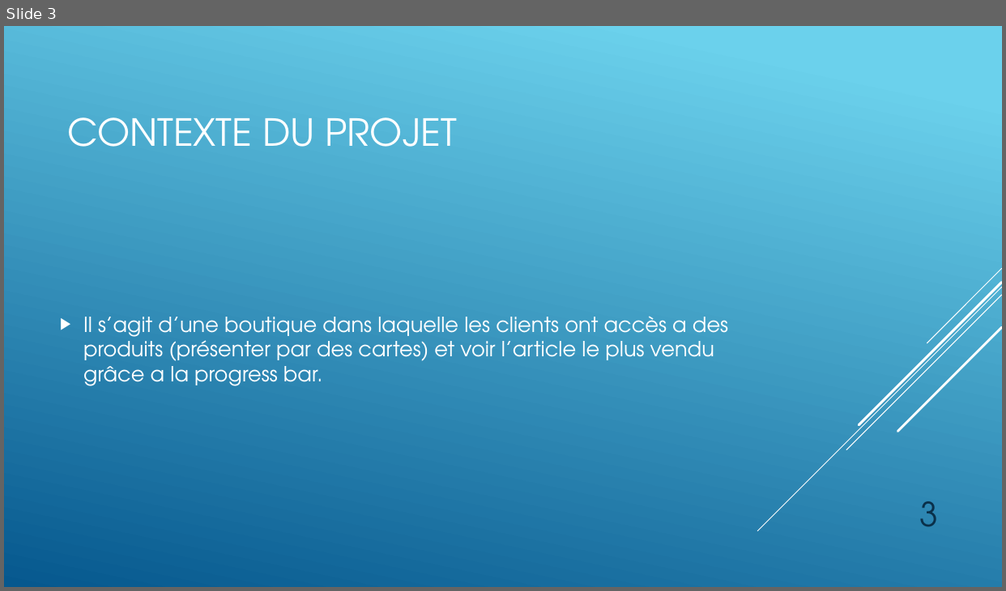
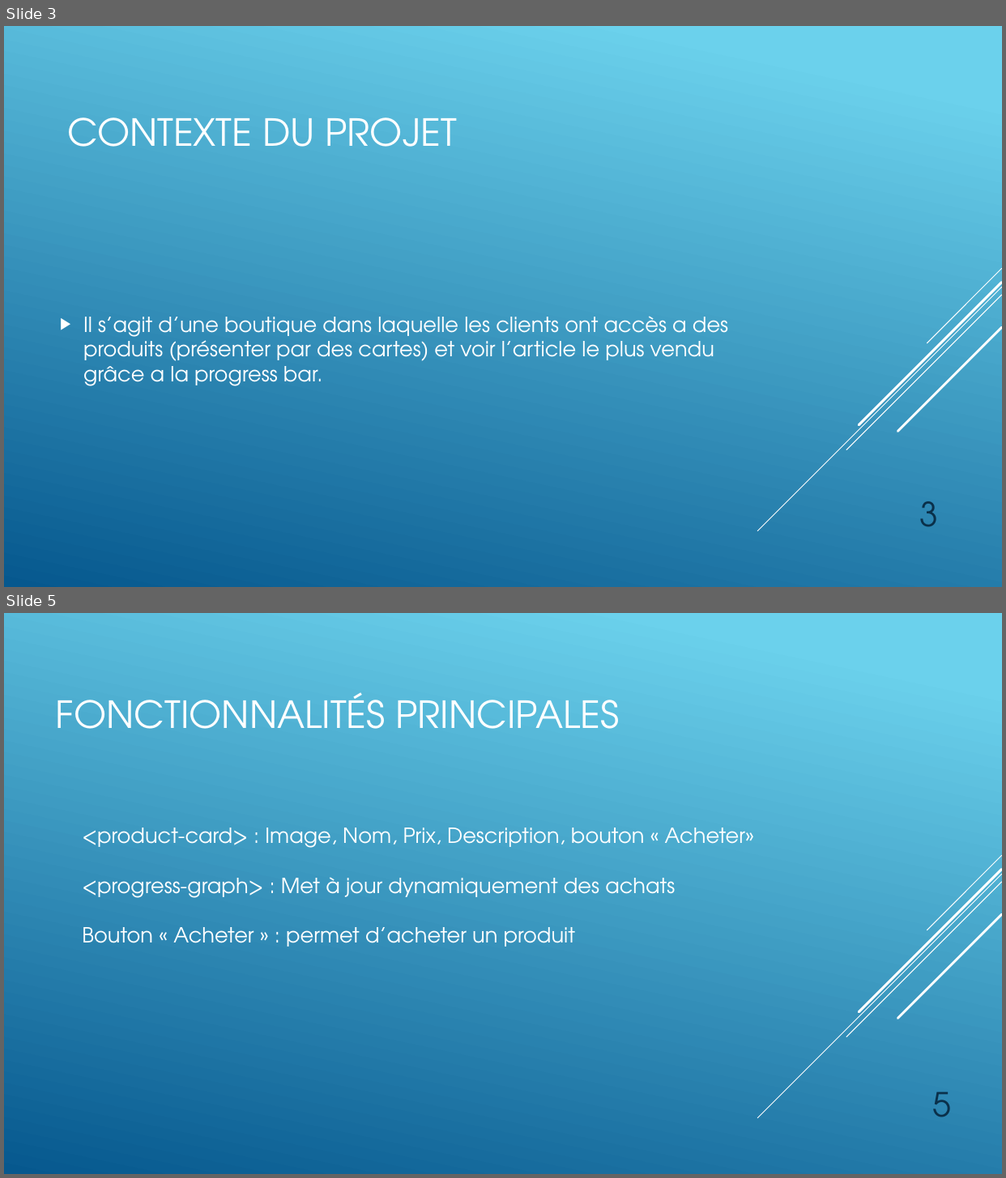
Before and after one commit to anne-parage/Dev-web, a slide deck: Boutique en ligne.pptx. Shown one above the other, each under a label of ours: slide 3 before the commit, slides 3 and 5 after it; the slides between them are not shown. The pictures are 1006x591 and 1006x1178 pixels, drawn with LibreOffice and Linux fonts; fonts in the diff are those of the drawing. Boxes give left, top, right and bottom in pixels: in the first picture for what was removed or moved away, otherwise in the second. Text is boxed around its words. In the diff, an @@ line names an element or a change of style, - is before the commit and + after.

```diff
--- a/Boutique en ligne.pptx
+++ b/Boutique en ligne.pptx
@@ slide 5 added at (4,613,1002,1174), background gradient #6ED2EB to #06588E; not listed: 5 template elements that a slide beside it also shows @@
@@ title added at (56,692,619,729), 36 pt, text #FFFFFF @@
+FONCTIONNALITÉS PRINCIPALES
@@ text added at (82,828,754,947), 20 pt, text #FFFFFF @@
+<product-card> : Image, Nom, Prix, Description, bouton « Acheter»
+<progress-graph> : Met à jour dynamiquement des achats
+Bouton « Acheter » : permet d’acheter un produit
@@ text added at (933,1093,952,1118), 32 pt, text #0A304A @@
+5
```
Also in this commit, not shown: 2 slides changed, 1 other slide added, 4 slides removed, 1 other file.
